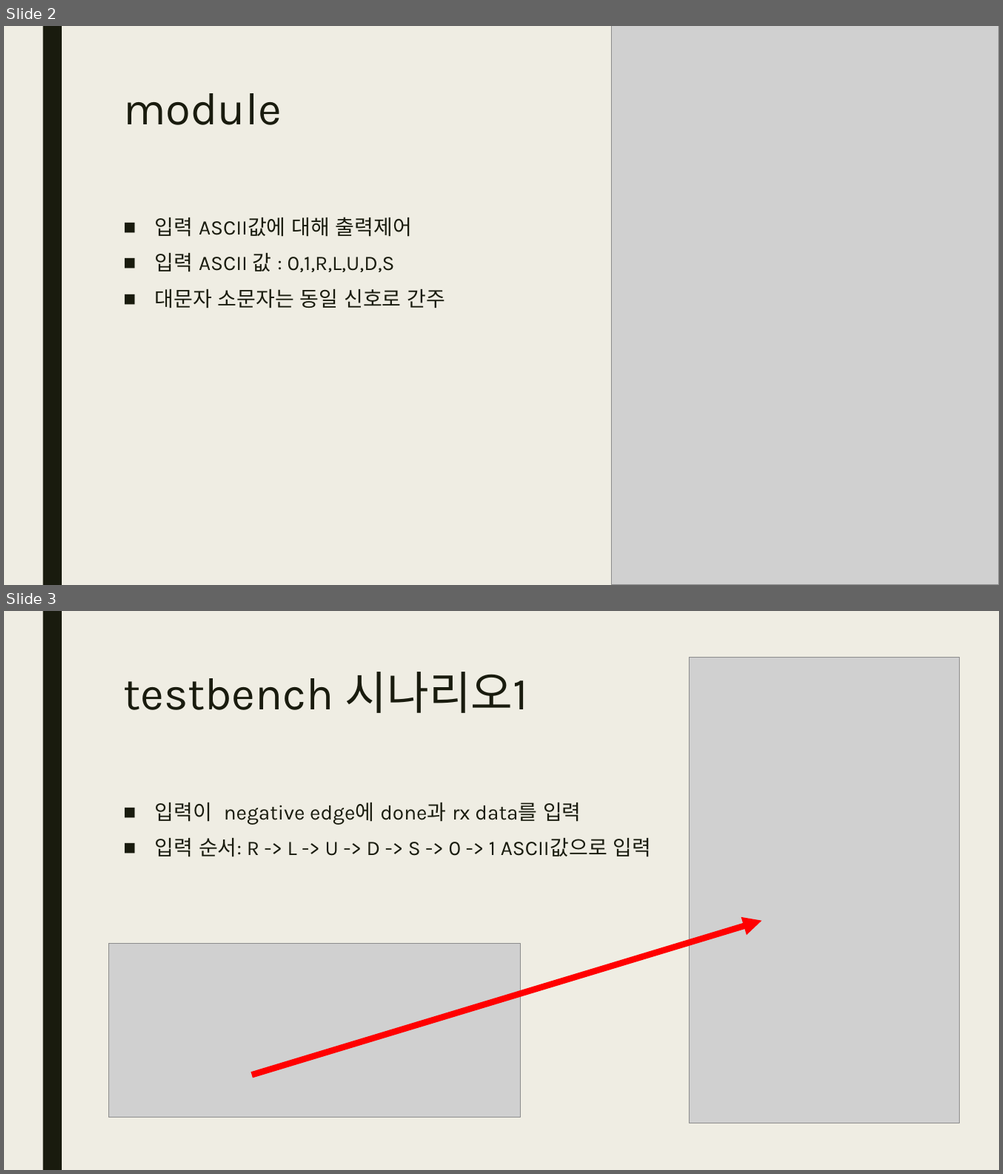
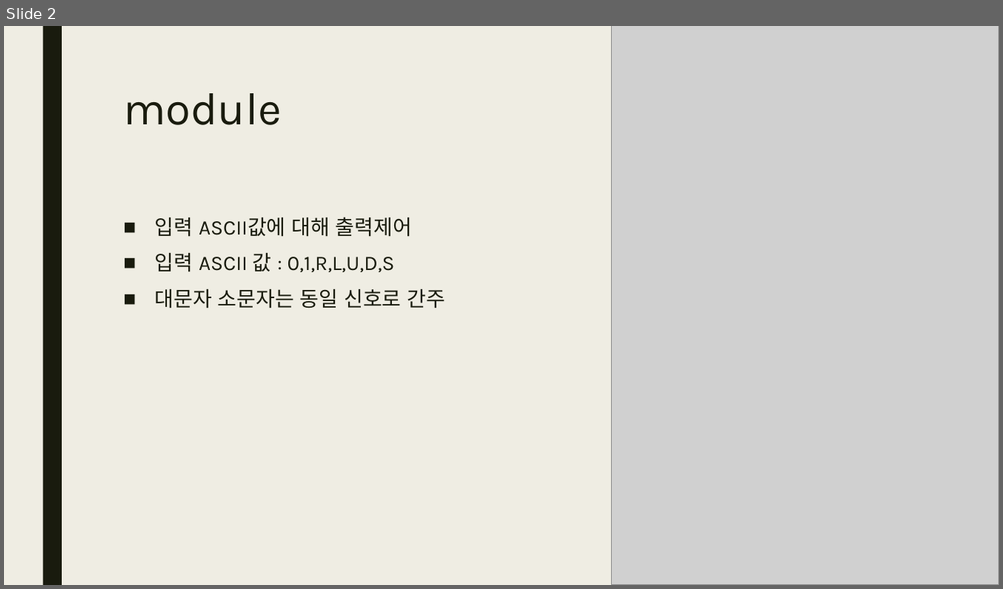
Before and after one commit to JunHyoung0608/Verilog_2026_Project, a slide deck: L01_uart_stopwatch_watch/이준형_uart_rx_decoder_sim.pptx. Shown one above the other, each under a label of ours: slides 2 and 3 before the commit, slide 2 after it. The pictures are 1003x1174 and 1003x589 pixels, drawn with LibreOffice and Linux fonts; fonts in the diff are those of the drawing; grey boxes stand for pictures. Boxes give left, top, right and bottom in pixels: in the first picture for what was removed or moved away, otherwise in the second. Text is boxed around its words. In the diff, an @@ line names an element or a change of style, - is before the commit and + after.

```diff
--- a/L01_uart_stopwatch_watch/이준형_uart_rx_decoder_sim.pptx
+++ b/L01_uart_stopwatch_watch/이준형_uart_rx_decoder_sim.pptx
@@ slide 3 removed at [4, 611, 999, 1170], background #EFEDE3; not listed: 1 template element that a slide beside it also shows @@
@@ title removed at [123, 672, 528, 713] @@
-testbench 시나리오1
@@ picture removed at [690, 658, 960, 1124] @@
@@ text removed at [155, 803, 652, 857] @@
-■ 입력이 negative edge에 done과 rx data를 입력
-■ 입력 순서: R -> L -> U -> D -> S -> 0 -> 1 ASCII값으로 입력
@@ arrow removed from (252, 1075) to (761, 920) @@
@@ picture removed at [108, 944, 521, 1118] @@
```
Also in this commit, not shown: 2 slides changed, 1 slide added, 1 other slide removed, 32 other files.
